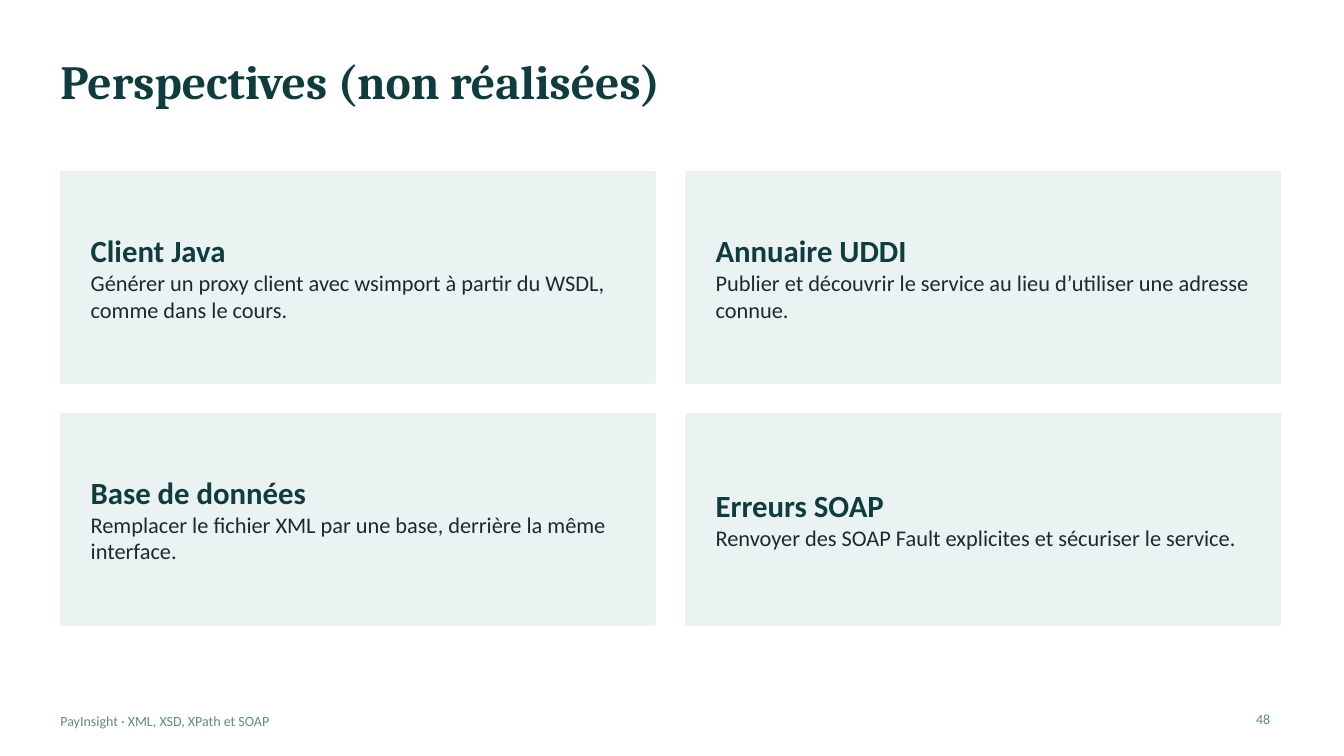
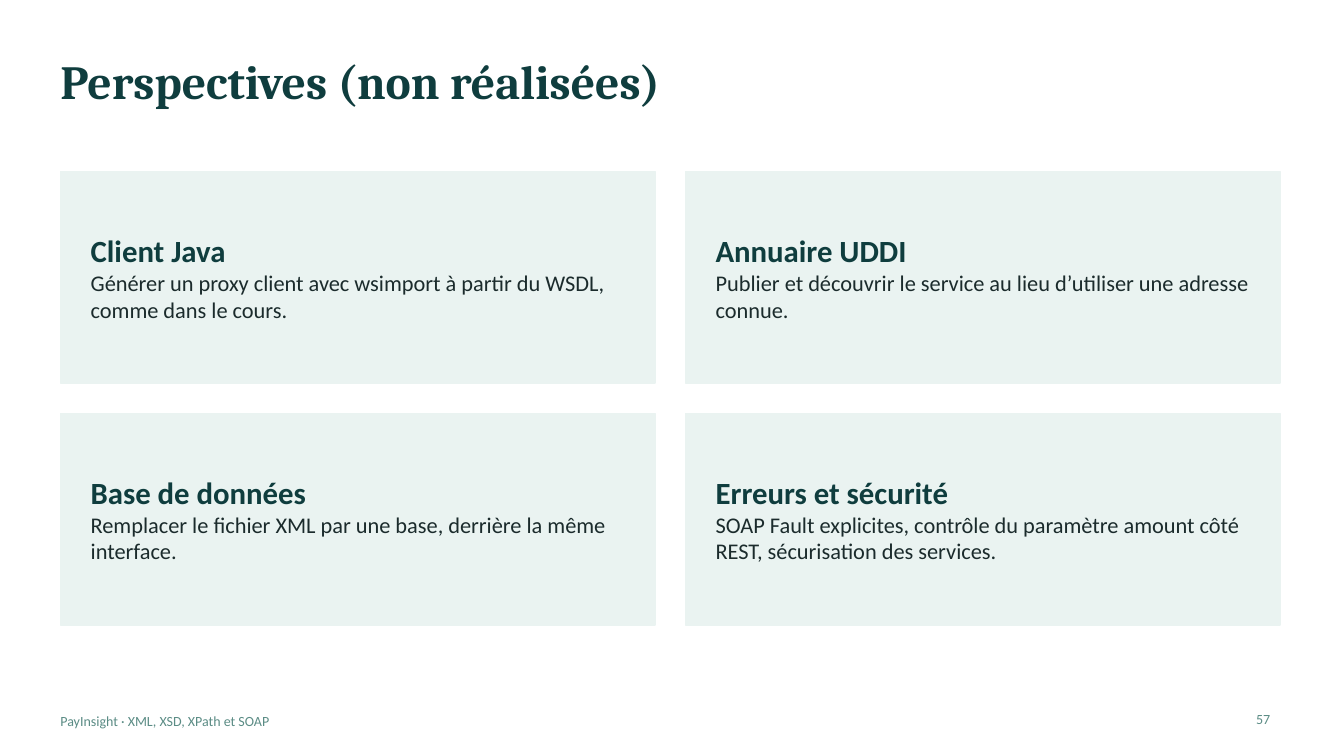
Before and after one commit to bouassidachayma/PayInsight, a slide deck: slide 57 of PayInsight_Presentation.pptx (slide 48 before the commit). Drawn at 1344x756 pixels with LibreOffice and Linux fonts; fonts in the diff are those of the drawing. Boxes give left, top, right and bottom in pixels: in the first picture for what was removed or moved away, otherwise in the second. Text is boxed around its words. In the diff, an @@ line names an element or a change of style, - is before the commit and + after.

Commit message:
Integrate REST API with Jersey and add input validation

```diff
--- a/PayInsight_Presentation.pptx
+++ b/PayInsight_Presentation.pptx
@@ text at (x1=716, y1=482, x2=1239, y2=562): text changed @@
-Erreurs SOAP
-Renvoyer des SOAP Fault explicites et sécuriser le service.
+Erreurs et sécurité
+SOAP Fault explicites, contrôle du paramètre amount côté REST, sécurisation des services.
@@ page number at (x1=1256, y1=715, x2=1270, y2=724): text changed @@
-48
+57
```
Also in this commit, not shown: 10 other slides changed, 9 slides added.
